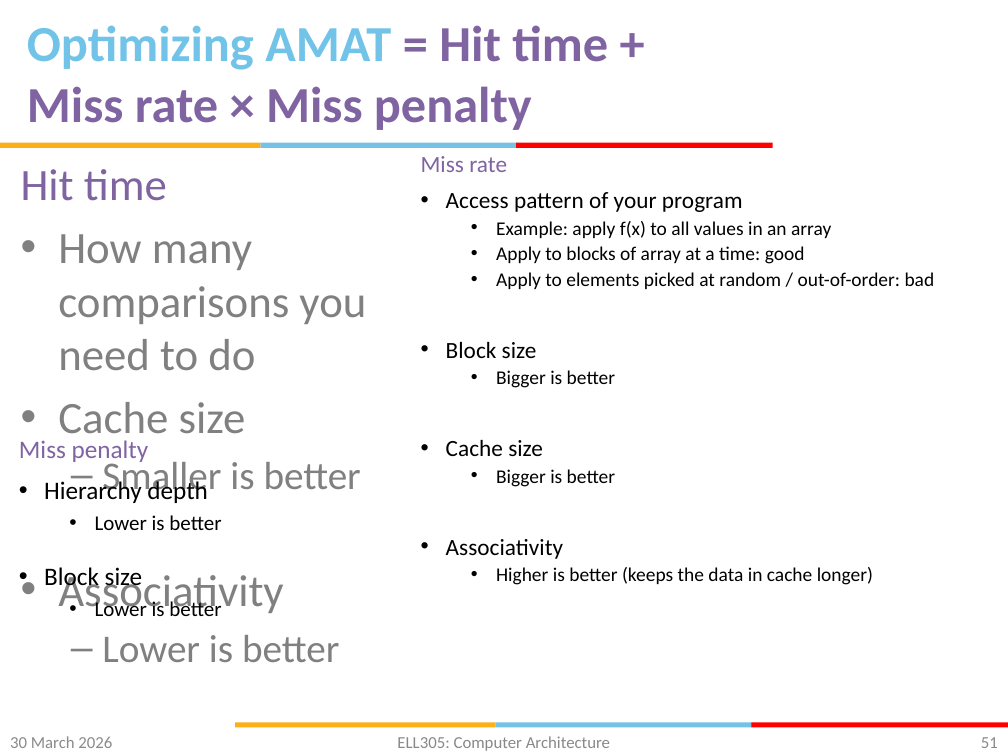
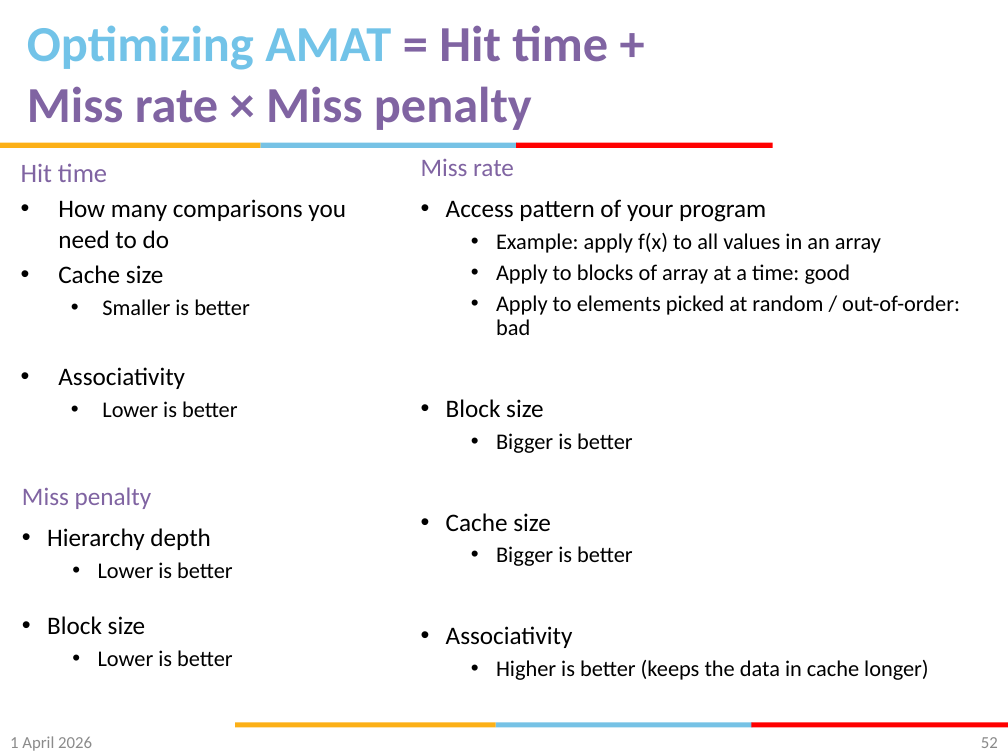
Before and after one commit to gsaurabhr-teaching/csf342-material, a slide deck: slide 52 of Lec-24-29-memory.pptx (slide 51 before the commit). Drawn at 1008x756 pixels with LibreOffice and Linux fonts; fonts in the diff are those of the drawing; background and template pictures are left out. Boxes give left, top, right and bottom in pixels: in the first picture for what was removed or moved away, otherwise in the second. Text is boxed around its words. In the diff, an @@ line names an element or a change of style, - is before the commit and + after.

```diff
--- a/Lec-24-29-memory.pptx
+++ b/Lec-24-29-memory.pptx
@@ text "Hit time" at (x1=21, y1=163, x2=346, y2=417): size 32 to 19 pt in "Hit time"; size 32 to 18 pt in "How many comparisons you need to do", "Cache size", "Associativity"; text colour #808080 to #000000; size 28 to 16 pt in "Smaller is better", "Lower is better"; less space between paragraphs; bullet – to • @@
@@ text "Miss rate" at (x1=421, y1=159, x2=960, y2=680): size 16.6 to 18 pt in "Miss rate", "Access pattern of your program", "Block size", "Cache size" and 1 more places; size 13.9 to 16 pt in "Example: apply f(x) to all values in ...", "Apply to blocks of array at a ...", "Apply to elements picked at random / ...", "Bigger is better" and 2 more places; line spacing 0.8 to 0.9 @@
@@ text "Miss penalty" moved from (x1=19, y1=440, x2=221, y2=616) to (x1=22, y1=487, x2=233, y2=666) @@
@@ text at (x1=98, y1=562, x2=233, y2=666): size 15 to 16 pt in "Lower is better", "Lower is better" @@
@@ text at (x1=10, y1=736, x2=92, y2=751): text changed @@
-30 March 2026
+1 April 2026
@@ text removed at (x1=397, y1=736, x2=610, y2=751) @@
-ELL305: Computer Architecture
@@ page number at (x1=981, y1=737, x2=998, y2=748): text changed @@
-51
+52
```
Also in this commit, not shown: 69 other slides changed, 2 slides added, 1 slide removed.
